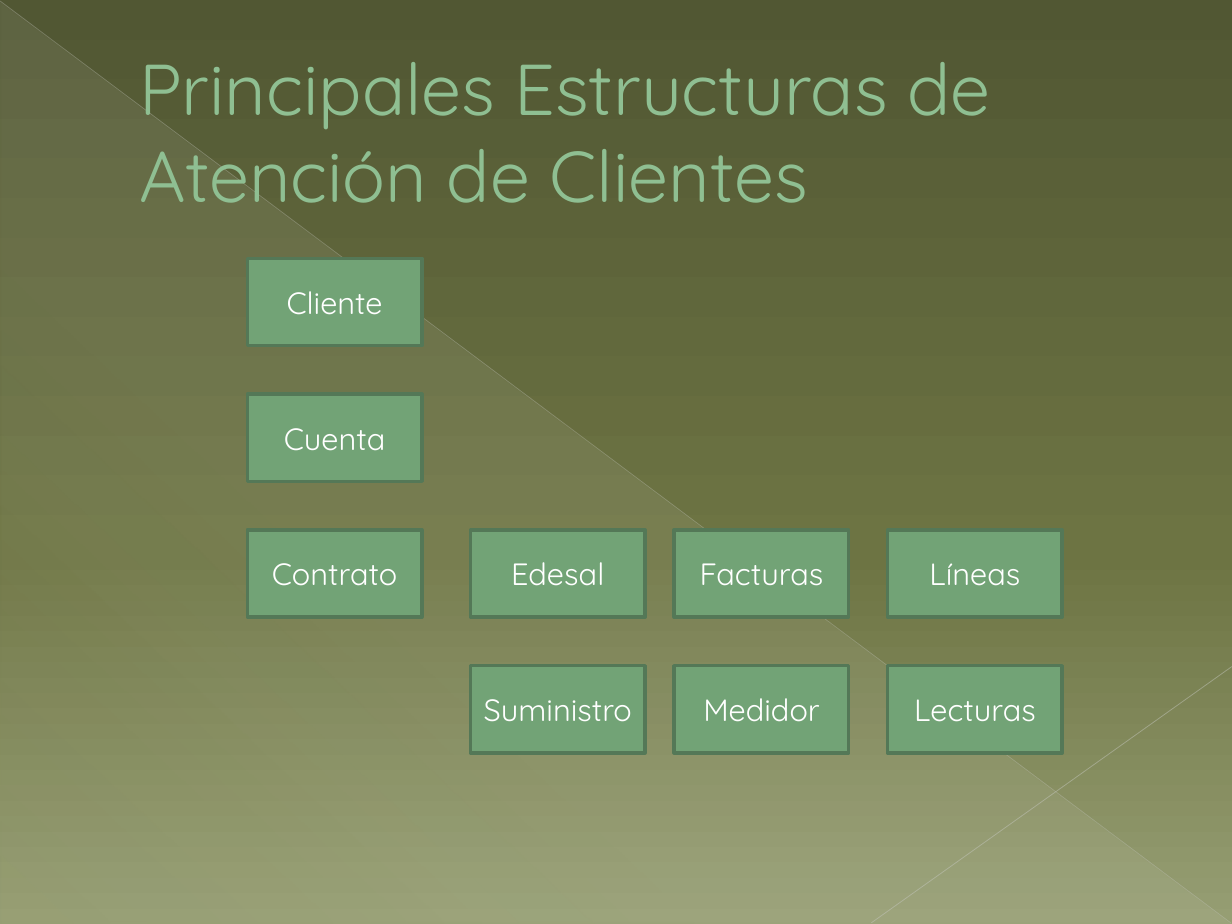
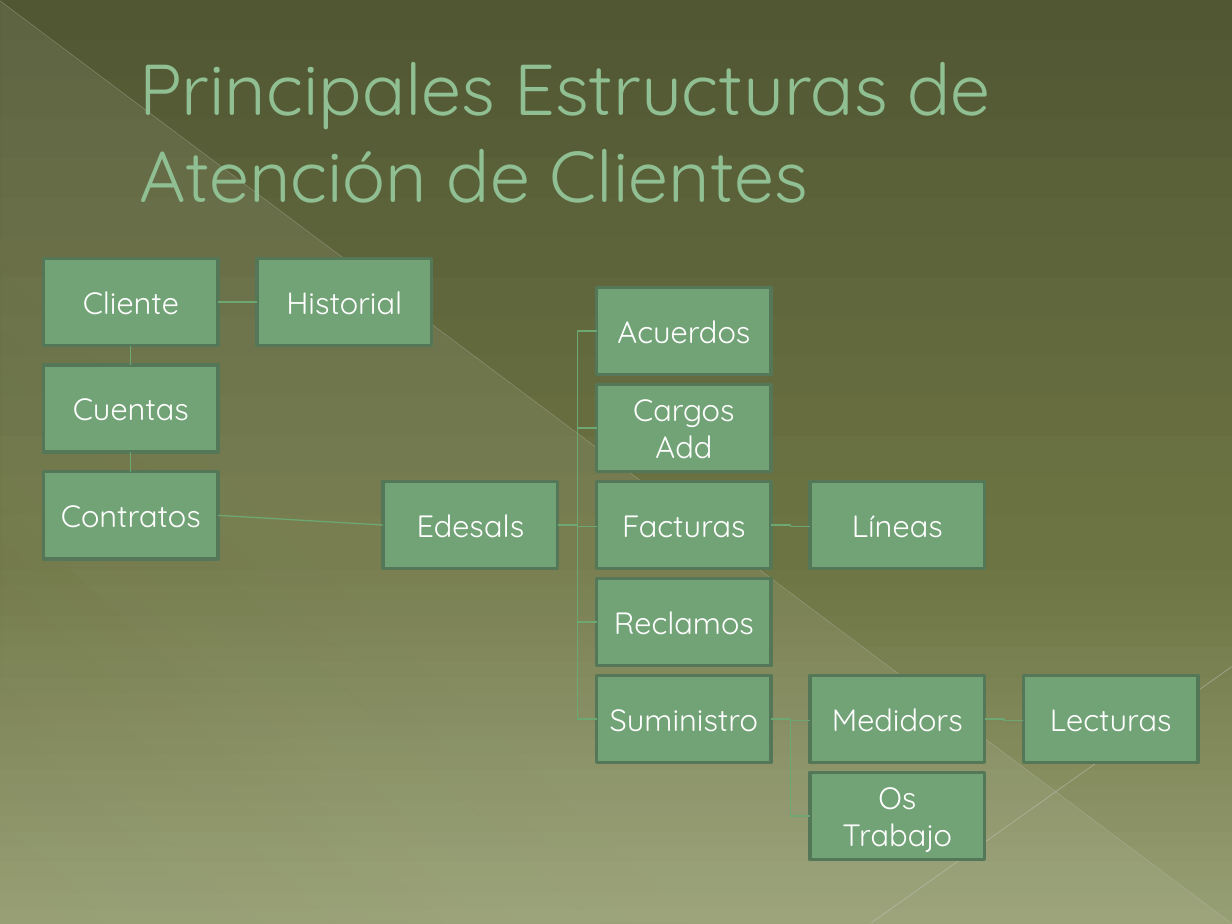
Before and after one commit to gfalav/zeus, a slide deck: slide 2 of Proyecto Zeus - Meteor.pptx. Drawn at 1232x924 pixels with LibreOffice and Linux fonts; fonts in the diff are those of the drawing. Boxes give left, top, right and bottom in pixels: in the first picture for what was removed or moved away, otherwise in the second. Text is boxed around its words. In the diff, an @@ line names an element or a change of style, - is before the commit and + after.

```diff
--- a/Proyecto Zeus - Meteor.pptx
+++ b/Proyecto Zeus - Meteor.pptx
@@ rectangle "Cliente": place and size @@
-rectangle "Cliente" at [248,259,423,346]
+rectangle "Cliente" at [43,259,218,346]
@@ rectangle added at [257,259,432,346], fill #72A376, outline #547957 2 pt, 18 pt, text #FFFFFF @@
+Historial
@@ rectangle added at [596,287,771,375], fill #72A376, outline #547957 2 pt, 18 pt, text #FFFFFF @@
+Acuerdos
@@ line added from (218, 302) to (257, 302), #6DA872 0.75 pt @@
@@ line added from (131, 346) to (131, 365), #6DA872 0.75 pt @@
@@ elbow line added from (558, 525) to (596, 331), #6DA872 0.75 pt @@
@@ rectangle "Cuentas": place and size @@
-rectangle "Cuentas" at [248,394,423,482]
+rectangle "Cuentas" at [43,365,218,452]
@@ rectangle added at [596,384,771,472], fill #72A376, outline #547957 2 pt, 18 pt, text #FFFFFF @@
+Cargos Add
@@ text in rectangle at [73,398,189,420]: text changed @@
-Cuenta
+Cuentas
@@ elbow line added from (558, 525) to (596, 428), #6DA872 0.75 pt @@
@@ rectangle added at [43,472,218,559], fill #72A376, outline #547957 2 pt, 18 pt, text #FFFFFF @@
+Contratos
@@ line added from (131, 452) to (131, 472), #6DA872 0.75 pt @@
@@ rectangle "Edesals": place and size @@
-rectangle "Edesals" at [471,530,646,617]
+rectangle "Edesals" at [383,482,558,569]
@@ rectangle "Facturas": place and size @@
-rectangle "Facturas" at [674,530,849,617]
+rectangle "Facturas" at [596,482,771,569]
@@ rectangle "Líneas": place and size @@
-rectangle "Líneas" at [887,530,1062,617]
+rectangle "Líneas" at [809,482,984,569]
@@ line added from (218, 515) to (383, 525), #6DA872 0.75 pt @@
@@ rectangle removed at [248,530,423,617] @@
-Contrato
@@ text in rectangle at [417,514,525,538]: text changed @@
-Edesal
+Edesals
@@ elbow line added from (558, 525) to (596, 527), #6DA872 0.75 pt @@
@@ elbow line added from (558, 525) to (596, 622), #6DA872 0.75 pt @@
@@ elbow line added from (558, 525) to (596, 719), #6DA872 0.75 pt @@
@@ elbow line added from (771, 525) to (809, 527), #6DA872 0.75 pt @@
@@ rectangle added at [596,578,771,665], fill #72A376, outline #547957 2 pt, 18 pt, text #FFFFFF @@
+Reclamos
@@ rectangle "Suministro": place and size @@
-rectangle "Suministro" at [471,665,646,753]
+rectangle "Suministro" at [596,675,771,763]
@@ rectangle "Medidors": place and size @@
-rectangle "Medidors" at [674,665,849,753]
+rectangle "Medidors" at [809,675,984,763]
@@ rectangle "Lecturas": place and size @@
-rectangle "Lecturas" at [887,665,1062,753]
+rectangle "Lecturas" at [1024,675,1199,763]
@@ elbow line added from (771, 719) to (809, 721), #6DA872 0.75 pt @@
@@ elbow line added from (771, 719) to (809, 816), #6DA872 0.75 pt @@
@@ text in rectangle at [832,708,963,732]: text changed @@
-Medidor
+Medidors
@@ elbow line added from (984, 719) to (1024, 721), #6DA872 0.75 pt @@
@@ rectangle added at [809,772,984,860], fill #72A376, outline #547957 2 pt, 18 pt, text #FFFFFF @@
+Os Trabajo
```
Also in this commit, not shown: 4 other files.
